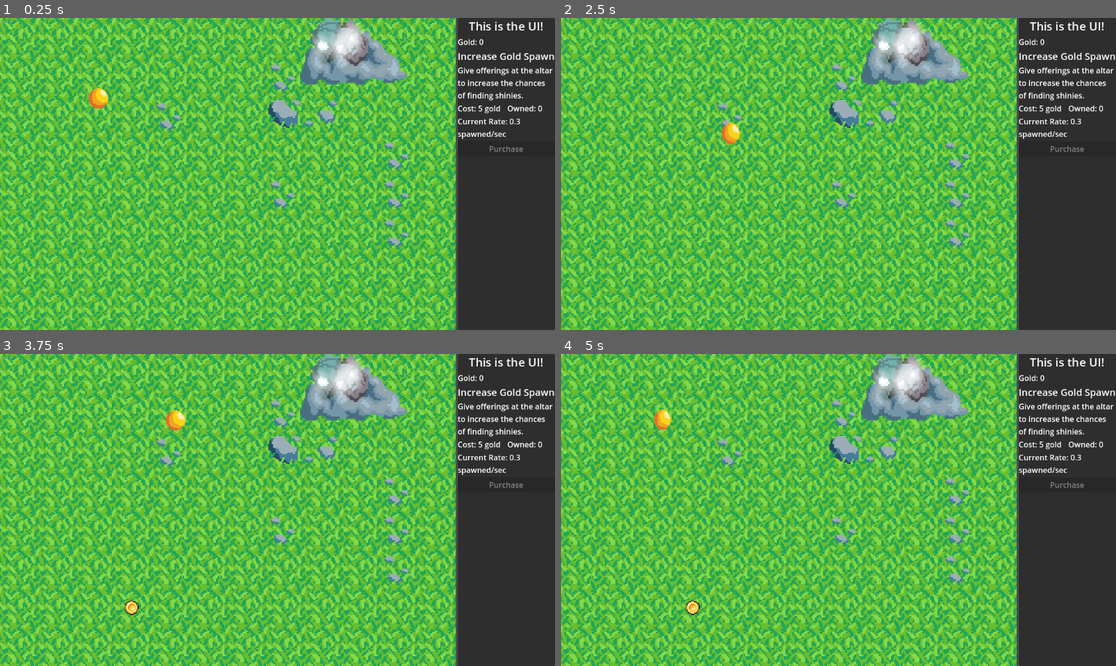
Above: before the commit, frames 1-4 (two rows, left to right).
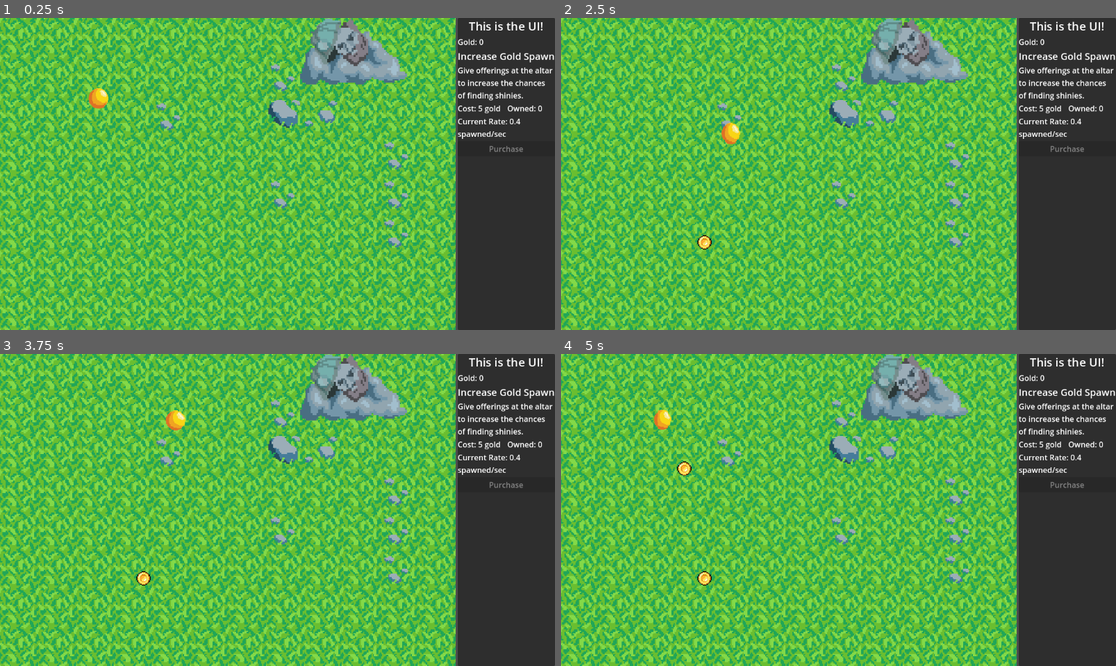
Above: after the commit, the same moments.

Repository: Fuzzy39/TeamJam
Game: Godot game, scene res://Scenes/Main.tscn
Two runs of this game, one before a commit and one after it. Both use one fixed random seed, a clock stepped at 60 frames per second and the inputs below.
Inputs:
- Up to frame 1 (0.25 s): no input
- Up to frame 2 (2.5 s): tap Enter at 0.5 s; hold Right (right) 0.53-1.28 s; hold Down (down) 1.28-2.03 s; hold Right (right) from 2.03 s (still down)
- Up to frame 3 (3.75 s): release Right (right) at 2.78 s; hold Up (up) 2.78-3.53 s; hold Left (left) from 3.53 s (still down)
- Up to frame 4 (5 s): keep holding Left (left)

The runs differ from the first frame. In frame 1, 0.8% of the frame differs, in the area x 56-94%, y 0-35%; in frame 2, 0.9%; in frame 3, 1.0%; in frame 4, 1.1%, in the area x 20-94%, y 0-84%.

Commit message:
made building better

Diff:
--- a/Scenes/building.tscn
+++ b/Scenes/building.tscn
@@ -1,6 +1,6 @@
 [gd_scene load_steps=7 format=3 uid="uid://4fk00lknnwkk"]
 
-[ext_resource type="Script" path="res://Scenes/building.gd" id="1_67t2a"]
+[ext_resource type="Script" path="res://Scripts/building.gd" id="1_nkvah"]
 [ext_resource type="Texture2D" uid="uid://dgc6pf2p24vvt" path="res://art/shrine off.png" id="2_b2xsk"]
 [ext_resource type="Texture2D" uid="uid://hosgptdc05qe" path="res://art/shrine on.png" id="3_2u4xy"]
 
@@ -26,17 +26,16 @@
 [sub_resource type="RectangleShape2D" id="RectangleShape2D_ng7df"]
 size = Vector2(62, 36)
 
-[sub_resource type="CircleShape2D" id="CircleShape2D_iolk4"]
-radius = 88.0227
+[sub_resource type="RectangleShape2D" id="RectangleShape2D_djk7y"]
+size = Vector2(84, 45)
 
 [node name="Building" type="StaticBody2D"]
 position = Vector2(85, 90)
-script = ExtResource("1_67t2a")
+script = ExtResource("1_nkvah")
 
 [node name="AnimatedSprite2D" type="AnimatedSprite2D" parent="."]
 position = Vector2(1, -13)
 sprite_frames = SubResource("SpriteFrames_gr3ay")
-animation = &"glowing"
 
 [node name="CollisionShape2D" type="CollisionShape2D" parent="."]
 position = Vector2(0, -1)
@@ -46,8 +45,8 @@
 position = Vector2(0, -1)
 
 [node name="CollisionShape2D" type="CollisionShape2D" parent="Proximity"]
-position = Vector2(0, 1)
-shape = SubResource("CircleShape2D_iolk4")
+position = Vector2(0, 4.5)
+shape = SubResource("RectangleShape2D_djk7y")
 
 [connection signal="body_entered" from="Proximity" to="." method="_on_proximity_body_entered"]
 [connection signal="body_exited" from="Proximity" to="." method="_on_proximity_body_exited"]
--- a/Scripts/building.gd
+++ b/Scripts/building.gd
@@ -3,6 +3,8 @@
 signal player_entered
 signal player_exited
 
+func _ready():
+	$AnimatedSprite2D.play("default")
 
 func _on_proximity_body_entered(body):
 
--- a/Scripts/global.gd
+++ b/Scripts/global.gd
@@ -1,4 +1,4 @@
 extends Node
 
 var player_gold:int = 0;
-var gold_spawned_per_sec:float = .3;
+var gold_spawned_per_sec:float = 0.4;
--- a/Scripts/gold_piece.gd
+++ b/Scripts/gold_piece.gd
@@ -2,38 +2,10 @@
 
 @export var value = 1
 
-@export var original_velocity = -50
-@export var bounce_acceleration = 50
-
-var bouncing = false
-var bounce_height = 0
-var bounce_velocity = original_velocity
-var original_y
 
 func _ready():#go to original position
-	original_y = randi_range(0, 32*8)
-	position = Vector2(randi_range(0, 32*12), original_y)
+	position = Vector2(randi_range(0, 32*12), randi_range(0, 32*8))
 	#$Bounce_Timer.start()
-
-func _process(delta):
-
-	if bouncing:#do all of the fancy movment things
-		position.y = original_y + (bounce_velocity * delta)
-		bounce_velocity += bounce_acceleration * delta
-
-		if position.y < original_y:
-			position.y = original_y
-			bounce_velocity = original_velocity
-			$Bounce_Timer.start()
-			bouncing = false
-
-
-
-func _on_bounce_timer_timeout():#start bouncing and set a new wait time for later
-	bouncing = true
-	$Bounce_Timer.wait_time = randi_range(5, 10)
-	print("boing")
-
 
 
 
@@ -41,3 +13,5 @@
 	if body.has_method("is_player"):
 		Global.player_gold += value
 		queue_free()
+	else:
+		_ready()
Not shown: 1 places in Scenes/world.tscn that only renumber resources
